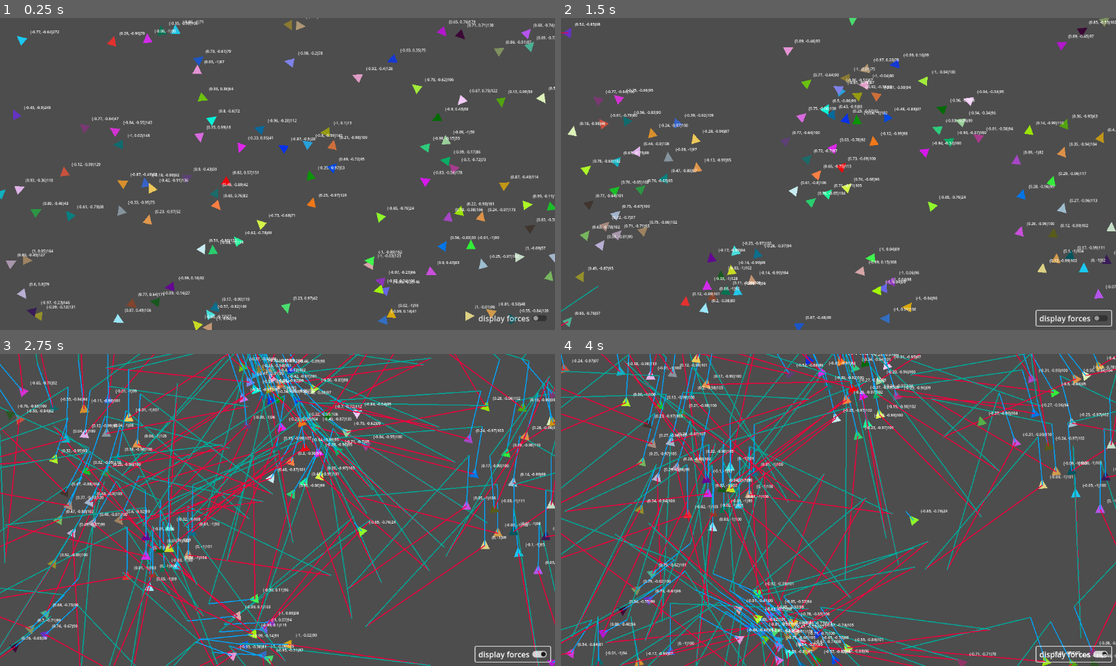
Above: before the commit, frames 1-4 (two rows, left to right).
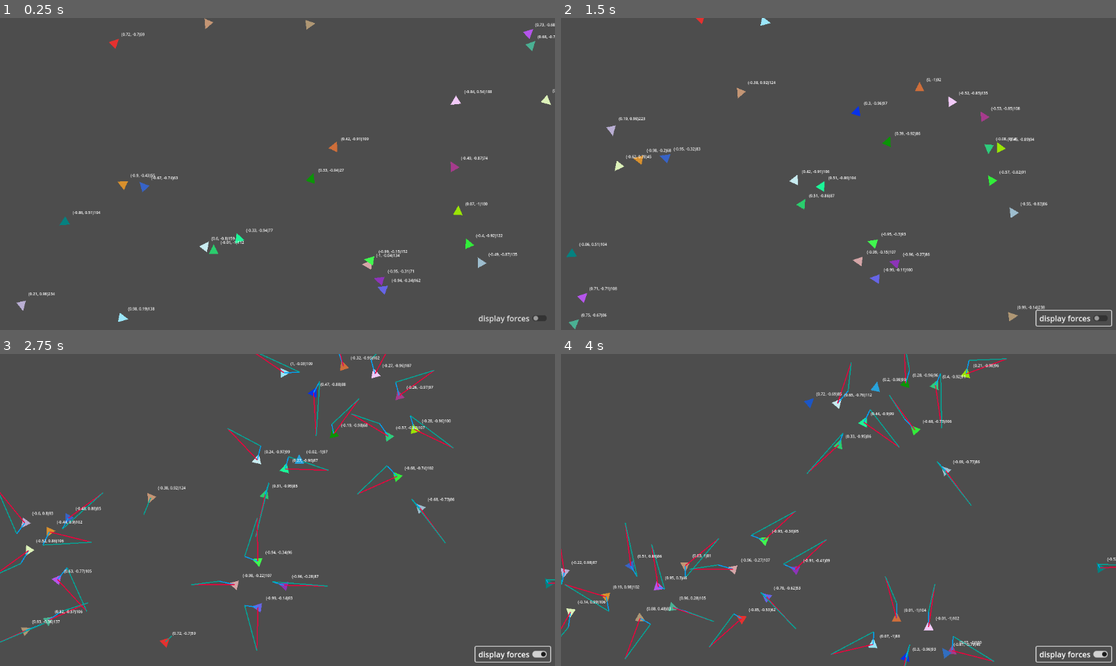
Above: after the commit, the same moments.

Repository: xv-k/BoidTest
Game: Godot game, scene res://world.tscn
Same seed, same stepped clock (60 frames per second), same inputs: the game is played once before the commit and once after it.
Inputs (mouse positions are in pixels of both pictures, inside the frame that each line leads up to):
- Up to frame 1 (0.25 s): no input
- Up to frame 2 (1.5 s): click "display forces" at 0.5 s; click "display forces" at 1.25 s
- Up to frame 3 (2.75 s): click "display forces" at 2 s
- Up to frame 4 (4 s): move the mouse to (960, 494) at 2.77 s; click (960, 494) at 2.85 s; move the mouse to (727, 525) at 3.52 s; click (727, 525) at 3.6 s

The runs differ from the first frame. In frame 1, 6.1% of the frame differs, in the area x 0-100%, y 0-100%; in frame 2, 7.1%; in frame 3, 23%; in frame 4, 22%.

Commit message:
refactoring

Diff:
--- a/boid.gd
+++ b/boid.gd
@@ -1,18 +1,13 @@
 extends CharacterBody2D
 
 @export var debug := false
-@export var alignment_factor := 1.0
-@export var cohesion_factor := 1.0
+@export var alignment_factor := 0.9
+@export var cohesion_factor := 0.9
 @export var separation_factor := 1.0
-
 
 @onready var collision_polygon_2d := $CollisionPolygon2D
 @onready var polygon_2d := $Polygon2D
 @onready var label = $Label
-
-@onready var velocity_line = $VelocityLine
-@onready var desired_line = $DesiredLine
-@onready var steering_line = $SteeringLine
 
 var boids_in_range := []
 
@@ -22,28 +17,25 @@
 var steering_force := Vector2.ZERO
 var mass := 50
 
+#for debug purposes (to draw the force lines)
+var desired_velocity : Vector2
+var arrow_size_factor := 0.3
+@onready var velocity_line = $VelocityLine
+@onready var desired_line = $DesiredLine
+@onready var steering_line = $SteeringLine
+
+
 func _ready():
 	screen_size = get_viewport_rect().size
 	collision_polygon_2d.polygon = polygon_2d.polygon
 
 	randomize()
-	#velocity = Vector2(randf_range(-1,1),randf_range(-1,1)) * randf_range(0, max_speed)
-	velocity = Vector2(randf_range(-1,1),randf_range(-1,1)).normalized() * randf_range(10, max_speed)
-	#velocity = Vector2(randf_range(-1,1),randf_range(-1,1)).normalized() * max_speed
-	#velocity.length() = 10
+	velocity = Vector2(randf_range(-1,1),randf_range(-1,1)).normalized() * randf_range(30, max_speed)
 	polygon_2d.color = Color(randf_range(0,1),randf_range(0,1),randf_range(0,1),1)
 
 
 func _physics_process(_delta):
 	rotation = velocity.angle()
-
-	if debug :
-		velocity_line.clear_points()
-		velocity_line.add_point(Vector2.ZERO)
-		velocity_line.add_point(velocity)
-		velocity_line.global_rotation = 0
-	if not debug :
-		velocity_line.clear_points()
 
 	#str() converts to string
 	#snapped can round numbers (acytually sets steps)
@@ -51,27 +43,46 @@
 	label.position = position + Vector2(15,-25)
 
 	#disable it and set the collision layer of the physics layer from the tileset back to 1
+	torus_world()
 
-	torus_world()
-	#alignment(1)
+	steering_force = Vector2.ZERO
+
 	#mouse following
+	#steering_to_mouse_position()
 
-	#steering_force = steering_to_mouseposition() / mass
-	steering_force = Vector2.ZERO
+	#steering force is calculated and added in each function
 	alignment()
-	#steering_force += steering_vector(cohesion())
-	#steering_force += steering_vector(separation())
 	cohesion()
 	separation()
-	#apperantly delta is automatically applied in move and slide?
-	#var total_steering_direction = (alignment(1) + cohesion(1) + separation(1)) / 3
-	#velocity += total_steering_direction
-	#velocity += acceleration
-	#F = M x a
+
+
+
+	#to show the force lines
+	if debug :
+		velocity_line.clear_points()
+		desired_line.clear_points()
+		steering_line.clear_points()
+
+		velocity_line.add_point(Vector2.ZERO)
+		velocity_line.add_point(velocity * arrow_size_factor)
+		desired_line.add_point(Vector2.ZERO)
+		desired_line.add_point(desired_velocity * arrow_size_factor)
+		steering_line.add_point(velocity* arrow_size_factor)
+		steering_line.add_point(desired_velocity * arrow_size_factor)
+
+		velocity_line.global_rotation = 0
+		desired_line.global_rotation = 0
+		steering_line.global_rotation = 0
+
+	if not debug :
+		velocity_line.clear_points()
+		desired_line.clear_points()
+		steering_line.clear_points()
+
 	velocity += steering_force / mass
+	move_and_slide()
 
-	prints(number, steering_force/mass, boids_in_range.size())
-	move_and_slide()
+
 
 
 func torus_world():
@@ -90,92 +101,61 @@
 	if boids_in_range.size() > 0:
 		#we "align" their directions and their speed (= together their velocity)
 		var avgVelocity = Vector2.ZERO
-
-
 		#loop over all boids in range and add their directions
 		for boid in boids_in_range:
-
 			avgVelocity += boid.velocity
-
 		avgVelocity /= boids_in_range.size()
-		#avgVelocity = avgVelocity.normalized() * alignment_factor
 		#the position we want to steer to is our position + the averge postition of the group
-		#target_position =
-		#return steering_vector(target_position)
-		steering_force += steering_vector(position + avgVelocity) * alignment_factor
+		var target_position = position + avgVelocity
+		steering_force += steering_vector(target_position) * alignment_factor
 
 func cohesion():
 	#only if there are boids in range
 	if boids_in_range.size() > 0:
 		#look for the average position (the center) of the group
 		var avgPosition = Vector2.ZERO
-
 		#loop over all boids in range and add their directions
 		for boid in boids_in_range:
 			avgPosition += boid.position
-
 		#avg position can be seen as the midpoint
-		avgPosition /= boids_in_range.size()
-		steering_force += steering_vector(avgPosition) * cohesion_factor
+		var target_position = avgPosition / boids_in_range.size()
+		steering_force += steering_vector(target_position) * cohesion_factor
 
 
 func separation():
+	#distance is used to scale the vector (closer is bigger, further is smaller)
+	var distance := 0.0
 	#only if there are boids in range
-	var distance := 0.0
 	if boids_in_range.size() > 0:
-		#we have our position and add the inverse of the average distance of all boids in the group
 		var avgDifference = Vector2.ZERO
-		var difference = Vector2.ZERO
-
 		#loop over all boids in range and add their directions
 		for boid in boids_in_range:
+			#calculate distance
 			distance = position.distance_to(boid.position)
-			difference += position - ((boid.position - position) / distance)
-			#avgDifference += (boid.position - position) * distance
+			#we have our position and substract the difference between the two positions
+			# -> we come out at the other side but we divide by distance because we need the inverse of the distance
+			avgDifference += position - ((boid.position - position) / distance)
 
-		difference = difference / boids_in_range.size()
-		steering_force += steering_vector(difference) * separation_factor
+		var target_position = avgDifference / boids_in_range.size()
+		steering_force += steering_vector(target_position) * separation_factor
+
 
 func _on_area_2d_area_entered(area):
 	#add the boid to the array
 	boids_in_range.append(area.get_parent())
 
-
 func _on_area_2d_area_exited(area):
 	#remove the boid to the array
 	boids_in_range.erase(area.get_parent())
 
-#returns a new velocity
-func steering_vector(
-	target_position : Vector2,
-	#distance : float,
-	) -> Vector2:
-
+#returns a steering velocity (to add to the steering force)
+func steering_vector(target_position : Vector2) -> Vector2:
 	#calculate the vector where the boid wants to go
-	var desired_velocity = target_position - position
+	desired_velocity = target_position - position
 	#normalise this vector
-	#speed should be intrinsic (for now a speed is set in creation and it stays like that)
-	#var scaled_desired_velocity = desired_velocity.normalized() * distance
-	var scaled_desired_velocity = desired_velocity.normalized() * max_speed
-	#devide it by its mass: how bigger the mass how smaller the vector (slower the turning)
-	var steer = (scaled_desired_velocity - velocity)
-
-	if debug :
-		desired_line.clear_points()
-		desired_line.add_point(Vector2.ZERO)
-		desired_line.add_point(scaled_desired_velocity)
-		desired_line.global_rotation = 0
-
-		steering_line.clear_points()
-		steering_line.add_point(velocity)
-		steering_line.add_point(scaled_desired_velocity)
-		steering_line.global_rotation = 0
-	if not debug :
-		desired_line.clear_points()
-		steering_line.clear_points()
-	#velocity = Vector2.ZERO
+	desired_velocity = desired_velocity.normalized() * max_speed
+	var steer = (desired_velocity - velocity)
 	return steer
 
-func steering_to_mouseposition() -> Vector2:
-	#var distance := position.distance_to(get_global_mouse_position())
-	return steering_vector(get_global_mouse_position())
+func steering_to_mouse_position():
+	steering_force += steering_vector(get_global_mouse_position())
--- a/world.gd
+++ b/world.gd
@@ -5,8 +5,8 @@
 var boid_scene: PackedScene = preload("res://boid.tscn")
 
 func _ready():
-	#pass
-	for n in 100:
+	pass
+	for n in 25:
 		create_boid()
 
 
